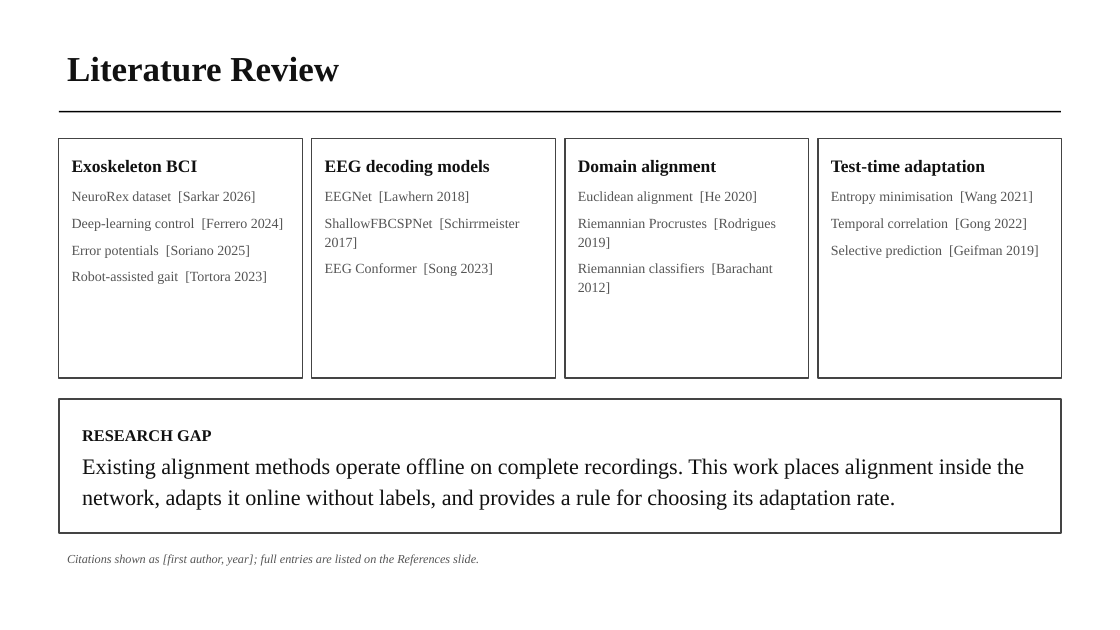
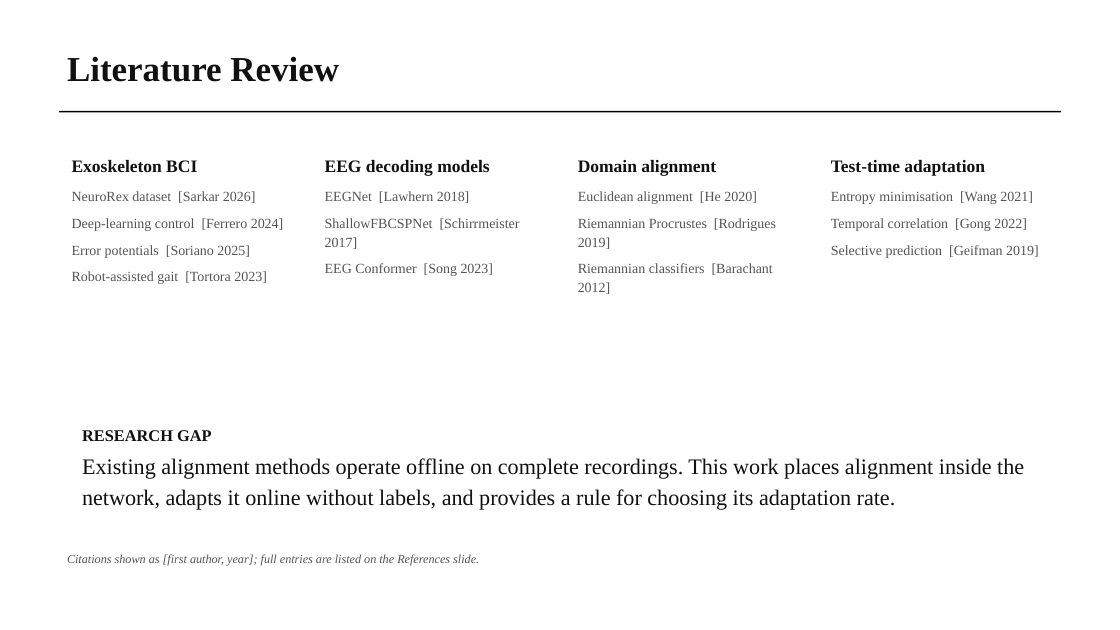
Before and after one commit to wshuv-o/calmnet, a slide deck: slide 5 of presentation/CALM-Net_midterm_presentation_final.pptx. Drawn at 1120x630 pixels with LibreOffice and Linux fonts; fonts in the diff are those of the drawing. Boxes give left, top, right and bottom in pixels: in the first picture for what was removed or moved away, otherwise in the second. Text is boxed around its words. In the diff, an @@ line names an element or a change of style, - is before the commit and + after.

```diff
--- a/presentation/CALM-Net_midterm_presentation_final.pptx
+++ b/presentation/CALM-Net_midterm_presentation_final.pptx
@@ outline #444444 1 pt to none in 4 elements at <box>72,160,284,284</box>, <box>325,160,520,276</box>, <box>578,160,776,294</box>, <box>831,160,1039,258</box> @@
@@ 5 texts: place and size @@
-5 texts at <box>59,139,1062,534</box>
+5 texts at <box>72,160,1039,510</box>
@@ text "RESEARCH GAP" at <box>82,430,1024,510</box>: outline #444444 1.6 pt to none @@
```
Also in this commit, not shown: 6 other slides changed, 1 other file.
